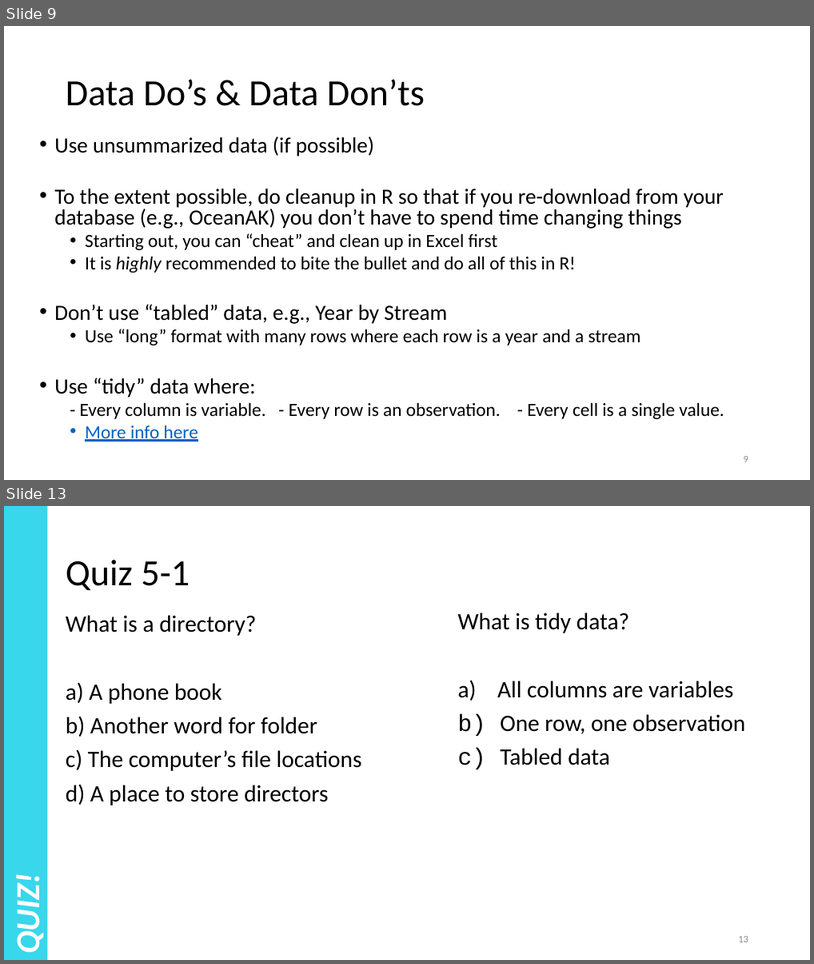
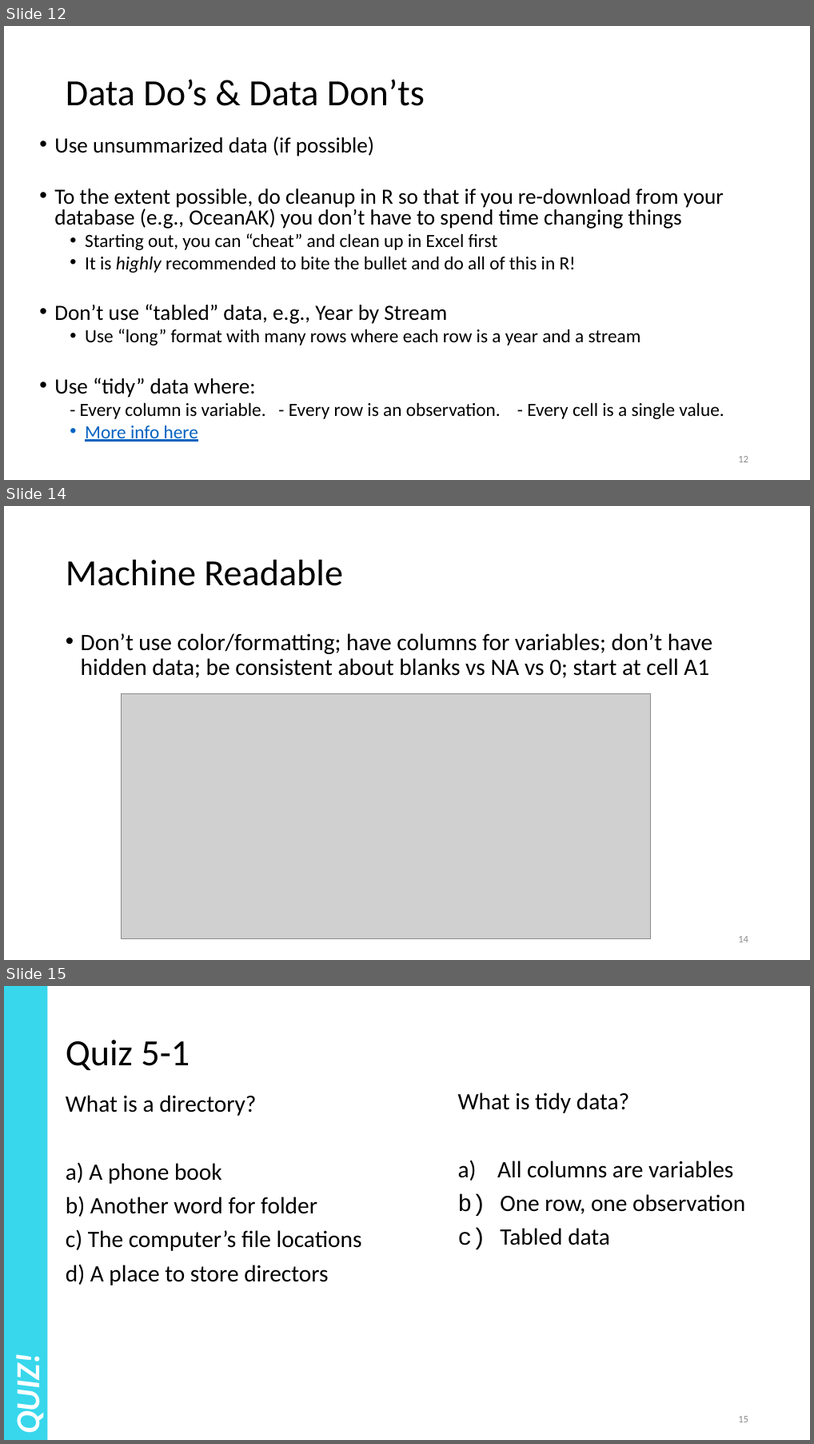
Before and after one commit to justinpriest/ADFG_R_Intro_Workshop, a slide deck: presentations/5 – Reading Real Data.pptx. Shown one above the other, each under a label of ours: slides 9 and 13 before the commit, slides 12, 14 and 15 after it; the slides between them are not shown. The pictures are 814x964 and 814x1444 pixels, drawn with LibreOffice and Linux fonts; fonts in the diff are those of the drawing; grey boxes stand for pictures. Boxes give left, top, right and bottom in pixels: in the first picture for what was removed or moved away, otherwise in the second. Text is boxed around its words. In the diff, an @@ line names an element or a change of style, - is before the commit and + after.

```diff
--- a/presentations/5 – Reading Real Data.pptx
+++ b/presentations/5 – Reading Real Data.pptx
@@ slide 14 added at (4, 506, 810, 960), background #FFFFFF @@
@@ title added at (66, 560, 343, 586), 44 pt, text #000000 @@
+Machine Readable
@@ text added at (81, 633, 714, 678), 28 pt, text #000000 @@
+• Don’t use color/formatting; have columns for variables; don’t have hidden data; be consistent about blanks vs NA vs 0; start at cell A1
@@ picture added at (122, 693, 651, 939) @@
@@ page number added at (738, 936, 749, 942), 12 pt, text #8C8C8C @@
+14
@@ what was slide 9 is now slide 12 @@
@@ page number at (738, 456, 749, 462): text changed @@
-9
+12
@@ what was slide 13 is now slide 15 @@
```
Also in this commit, not shown: 5 slides changed, 2 other slides added, 2 other files.
